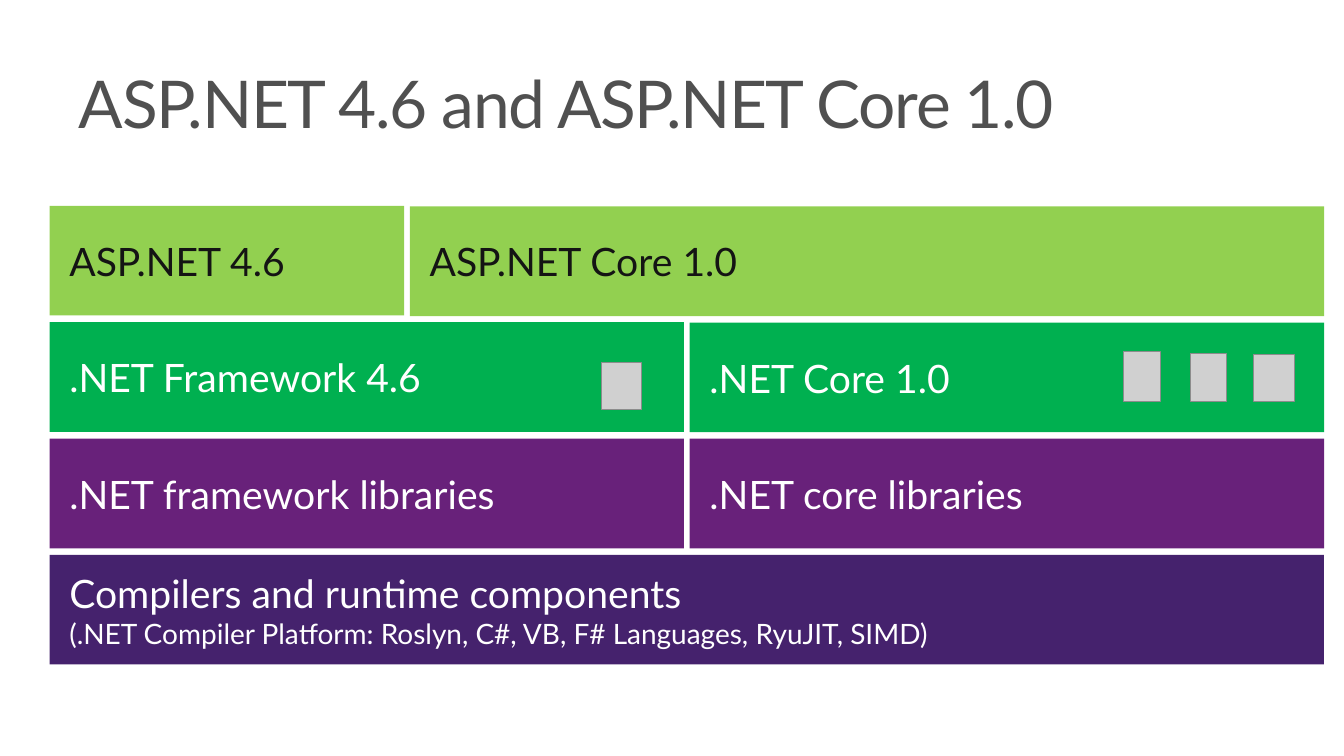
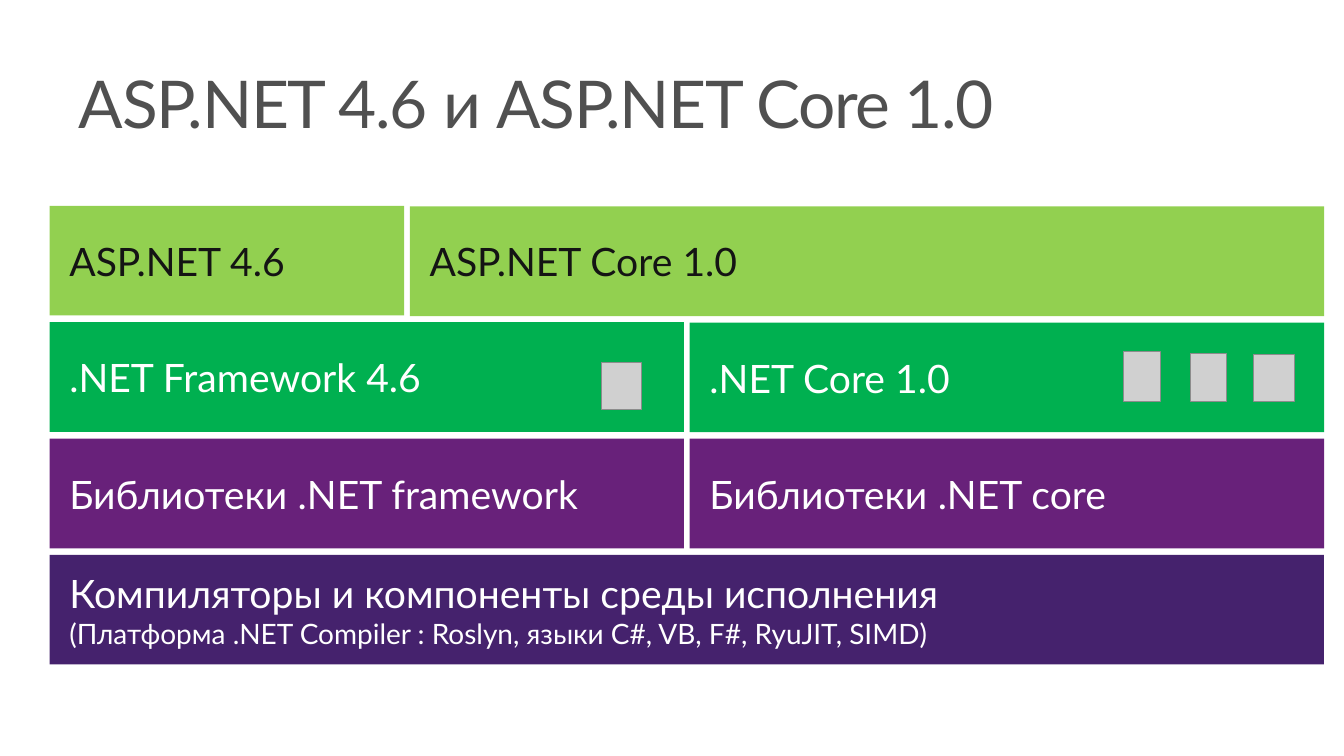
Before and after one commit to jongalloway/DevCon2016, a slide deck: slide 5 of Slides/ASPNET Core Internals.ru.pptx. Drawn at 1344x756 pixels with LibreOffice and Linux fonts; fonts in the diff are those of the drawing; grey boxes stand for pictures; background and template pictures are left out. Boxes give left, top, right and bottom in pixels: in the first picture for what was removed or moved away, otherwise in the second. Text is boxed around its words. In the diff, an @@ line names an element or a change of style, - is before the commit and + after.

```diff
--- a/Slides/ASPNET Core Internals.ru.pptx
+++ b/Slides/ASPNET Core Internals.ru.pptx
@@ title at (79,80,993,129): text changed @@
-ASP.NET 4.6 and ASP.NET Core 1.0
+ASP.NET 4.6 и ASP.NET Core 1.0
@@ text in rectangle at (69,480,578,510): text changed @@
-.NET framework libraries
+Библиотеки .NET framework
@@ text in rectangle at (709,481,1106,510): text changed @@
-.NET core libraries
+Библиотеки .NET core
@@ text in rectangle at (69,580,938,649): text changed @@
-Compilers and runtime components
-(.NET Compiler Platform: Roslyn, C#, VB, F# Languages, RyuJIT, SIMD)
+Компиляторы и компоненты среды исполнения
+(Платформа .NET Compiler : Roslyn, языки C#, VB, F#, RyuJIT, SIMD)
```
Also in this commit, not shown: 16 other slides changed.
